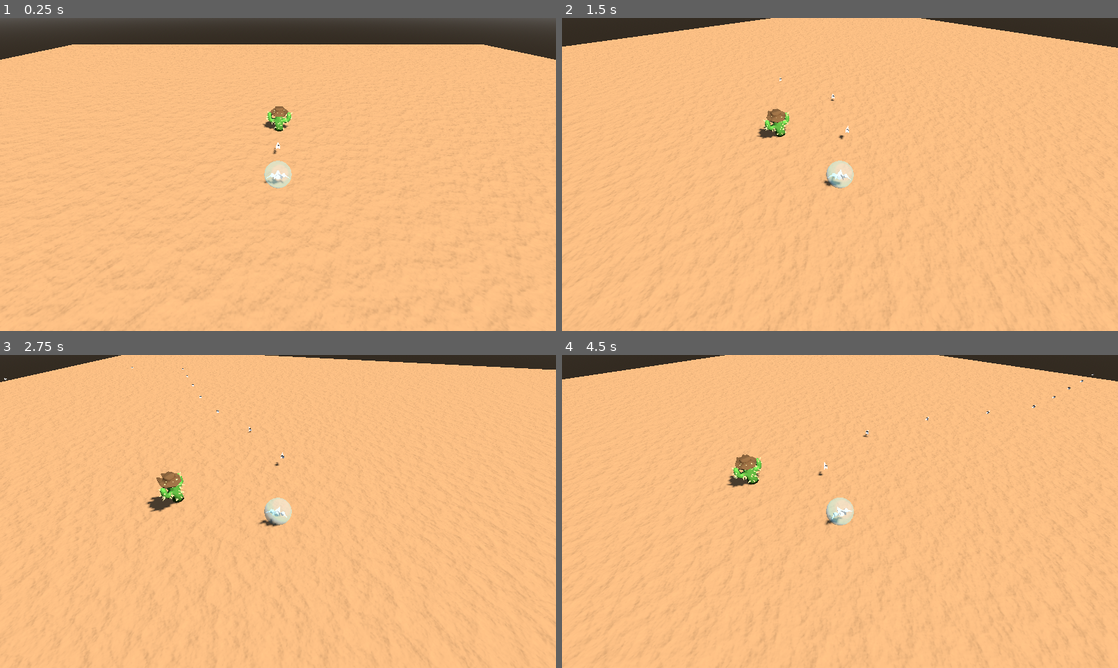
Above: before the commit, frames 1-4 (two rows, left to right).
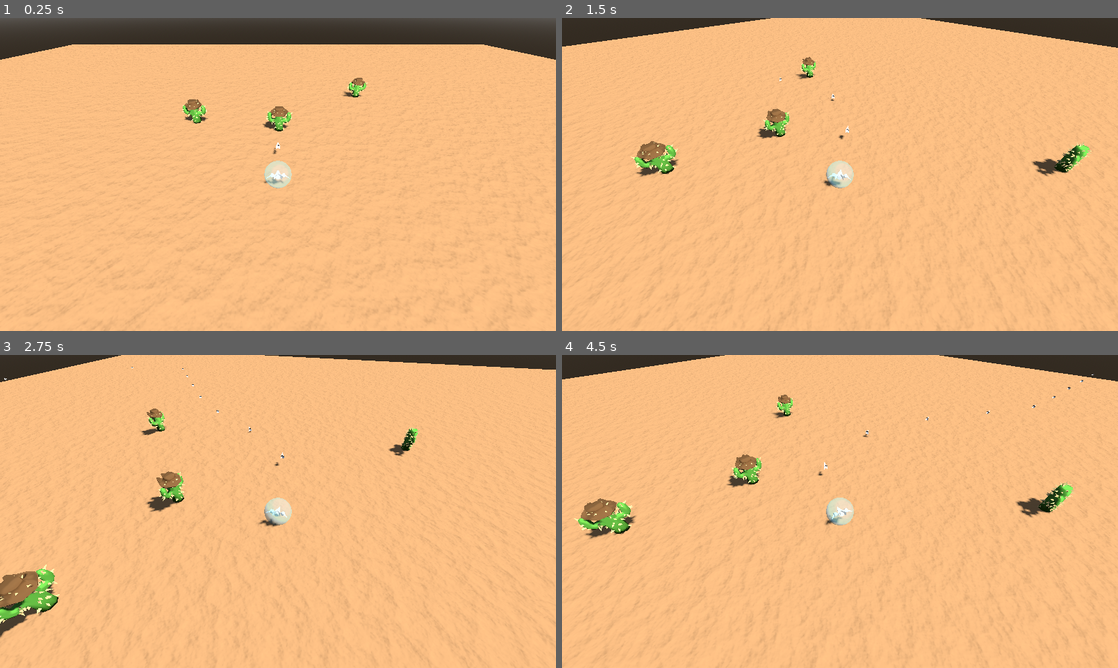
Above: after the commit, the same moments.

Repository: dicemaster5/BubbleSurvivors
Game: Godot game, scene res://scenes/world.tscn
Same seed, same stepped clock (60 frames per second), same inputs: the game is played once before the commit and once after it.
Inputs:
- Up to frame 1 (0.25 s): no input
- Up to frame 2 (1.5 s): hold D (move_right) 0.53-1.28 s; hold S (move_down) from 1.28 s (still down)
- Up to frame 3 (2.75 s): release S (move_down) at 2.03 s; hold D (move_right) from 2.03 s (still down)
- Up to frame 4 (4.5 s): release D (move_right) at 2.78 s; hold W (move_up) 2.78-3.53 s; hold A (move_left) from 3.53 s (still down)

The runs differ from the first frame. In frame 1, 0.4% of the frame differs, in the area x 32-67%, y 19-34%; in frame 2, 1.3%; in frame 3, 1.9%, in the area x 0-76%, y 17-91%; in frame 4, 1.6%.

Commit message:
fixed cactus_harad references

Diff:
--- a/scenes/cactus_hazard.tscn
+++ b/scenes/cactus_hazard.tscn
@@ -1,7 +1,7 @@
 [gd_scene load_steps=7 format=3 uid="uid://byjojrcm551uw"]
 
 [ext_resource type="Material" uid="uid://br3vmrnkoxjwr" path="res://materials/cactus.tres" id="1_4ggxn"]
-[ext_resource type="PackedScene" path="res://models/Enemy model/Cactus_w_spike.glb" id="1_ulm5c"]
+[ext_resource type="PackedScene" uid="uid://b4k74vxbwqkvv" path="res://models/Enemy model/Cactus.glb" id="1_5akdn"]
 [ext_resource type="Script" path="res://scripts/cactus_hat_enabler.gd" id="2_or4wp"]
 [ext_resource type="Material" uid="uid://cylgormxvsjkq" path="res://materials/cactus_hat.tres" id="3_kfir2"]
 [ext_resource type="Material" uid="uid://cwallljq5t4yk" path="res://materials/cactus_spikes.tres" id="4_6twxu"]
@@ -17,19 +17,18 @@
 transform = Transform3D(1, 0, 0, 0, 1, 0, 0, 0, 1, 0, 0.801208, 0)
 shape = SubResource("BoxShape3D_uun03")
 
-[node name="Cactus_w_spike" parent="." node_paths=PackedStringArray("hat_node") instance=ExtResource("1_ulm5c")]
+[node name="Cactus" parent="." node_paths=PackedStringArray("hat_node") instance=ExtResource("1_5akdn")]
 script = ExtResource("2_or4wp")
 hat_node = NodePath("Cowboy hat")
 
-[node name="Body" parent="Cactus_w_spike" index="0"]
+[node name="Body" parent="Cactus" index="0"]
 material_override = ExtResource("1_4ggxn")
 
-[node name="Cowboy hat" parent="Cactus_w_spike" index="1"]
+[node name="Cowboy hat" parent="Cactus" index="1"]
 visible = false
 material_override = ExtResource("3_kfir2")
 
-[node name="Spike_100" parent="Cactus_w_spike" index="2"]
+[node name="Spike_001" parent="Cactus" index="2"]
 material_override = ExtResource("4_6twxu")
-cast_shadow = 0
 
-[editable path="Cactus_w_spike"]
+[editable path="Cactus"]
